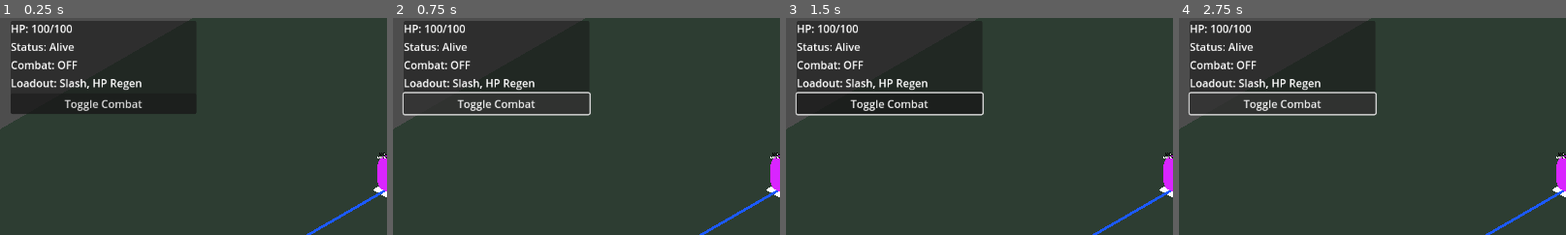
Above: before the commit, frames 1-4 (left to right).
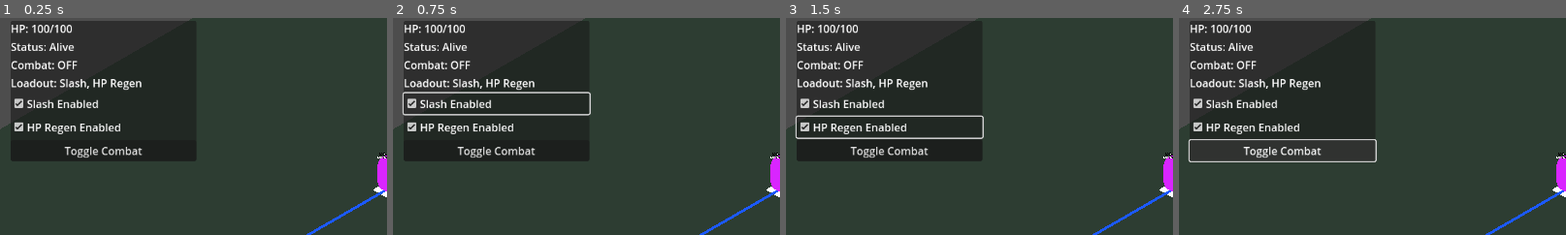
Above: after the commit, the same moments.

Repository: ademastrie/rpg_prototype
Game: Godot game, scene res://scenes/client/client_game.tscn
Same seed, same stepped clock (60 frames per second), same inputs: the game is played once before the commit and once after it. This scene is started directly instead of the project's main scene.
Inputs (mouse positions are % of the whole screen's width and height, from its top left):
- Up to frame 1 (0.25 s): no input
- Up to frame 2 (0.75 s): click (13, 30) at 0.5 s, where only the run after the commit has a clickable "Slash Enabled"
- Up to frame 3 (1.5 s): click (13, 36) at 1.25 s, where only the run after the commit has a clickable "HP Regen Enabled"
- Up to frame 4 (2.75 s): click "Toggle Combat" at 2 s
The pictures show only the part of the screen within x 0-50%, y 10-60%; the shares and areas given below are measured in that part.

The runs differ from the first frame. In frame 1, 6.0% of the frame differs, in the area x 2-51%, y 37-67%; in frame 2, 6.0%; in frame 3, 7.7%, in the area x 2-52%, y 33-67%; in frame 4, 3.6%.

Commit message:
Add server-authoritative ability toggles

Diff:
--- a/godot/scenes/client/game_hud.tscn
+++ b/godot/scenes/client/game_hud.tscn
@@ -9,13 +9,13 @@
 offset_left = 16.0
 offset_top = 72.0
 offset_right = 292.0
-offset_bottom = 196.0
+offset_bottom = 246.0
 
 [node name="VBoxContainer" type="VBoxContainer" parent="Panel"]
 offset_left = 7.0
 offset_top = 7.0
 offset_right = 269.0
-offset_bottom = 117.0
+offset_bottom = 167.0
 
 [node name="HPLabel" type="Label" parent="Panel/VBoxContainer"]
 layout_mode = 2
@@ -33,6 +33,16 @@
 layout_mode = 2
 text = "Loadout: Slash, HP Regen"
 
+[node name="SlashCheckBox" type="CheckBox" parent="Panel/VBoxContainer"]
+layout_mode = 2
+button_pressed = true
+text = "Slash Enabled"
+
+[node name="HPRegenCheckBox" type="CheckBox" parent="Panel/VBoxContainer"]
+layout_mode = 2
+button_pressed = true
+text = "HP Regen Enabled"
+
 [node name="CombatToggleButton" type="Button" parent="Panel/VBoxContainer"]
 layout_mode = 2
 text = "Toggle Combat"
--- a/godot/scripts/client/client_game.gd
+++ b/godot/scripts/client/client_game.gd
@@ -38,7 +38,9 @@
 	world_spawner.player_health_updated.connect(_on_player_health_updated)
 	world_spawner.player_down_state_updated.connect(_on_player_down_state_updated)
 	world_spawner.combat_mode_updated.connect(_on_combat_mode_updated)
+	world_spawner.ability_enabled_updated.connect(_on_ability_enabled_updated)
 	game_hud.connect("combat_toggle_requested", Callable(self, "_send_combat_toggle_request"))
+	game_hud.connect("ability_toggle_requested", Callable(self, "_send_ability_toggle_request"))
 	_camera_follow_offset = active_camera.global_position
 	_fixed_camera_basis = active_camera.global_transform.basis
 	_on_spawned_player_count_changed(0)
@@ -180,6 +182,13 @@
 	game_hud.call("update_loadout", loadout_text)
 
 
+func _on_ability_enabled_updated(peer_id: int, ability_name: String, enabled: bool) -> void:
+	if peer_id != multiplayer.get_unique_id():
+		return
+
+	game_hud.call("update_ability_enabled", ability_name, enabled)
+
+
 func _read_movement_input() -> Vector2:
 	var screen_direction := Vector2.ZERO
 
@@ -285,6 +294,11 @@
 	world_spawner.rpc_id(1, "request_toggle_combat_mode")
 
 
+func _send_ability_toggle_request(ability_name: String, enabled: bool) -> void:
+	# Client requests ability state; the server confirms the final enabled value.
+	world_spawner.rpc_id(1, "request_set_ability_enabled", ability_name, enabled)
+
+
 func _send_basic_attack_intent() -> void:
 	if _is_local_player_down:
 		return
--- a/godot/scripts/client/game_hud.gd
+++ b/godot/scripts/client/game_hud.gd
@@ -1,20 +1,32 @@
 extends CanvasLayer
 
 signal combat_toggle_requested
+signal ability_toggle_requested(ability_name: String, enabled: bool)
 
 @onready var hp_label: Label = $Panel/VBoxContainer/HPLabel
 @onready var status_label: Label = $Panel/VBoxContainer/StatusLabel
 @onready var combat_label: Label = $Panel/VBoxContainer/CombatLabel
 @onready var loadout_label: Label = $Panel/VBoxContainer/LoadoutLabel
+@onready var slash_check_box: CheckBox = $Panel/VBoxContainer/SlashCheckBox
+@onready var hp_regen_check_box: CheckBox = $Panel/VBoxContainer/HPRegenCheckBox
 @onready var combat_toggle_button: Button = $Panel/VBoxContainer/CombatToggleButton
+
+var _ability_enabled_by_name: Dictionary = {
+	"Slash": true,
+	"HP Regen": true,
+}
 
 
 func _ready() -> void:
 	combat_toggle_button.pressed.connect(_on_combat_toggle_button_pressed)
+	slash_check_box.toggled.connect(_on_slash_check_box_toggled)
+	hp_regen_check_box.toggled.connect(_on_hp_regen_check_box_toggled)
 	update_health(100, 100)
 	update_down_state(false)
 	update_combat_mode(false)
 	update_loadout("Slash, HP Regen")
+	update_ability_enabled("Slash", true)
+	update_ability_enabled("HP Regen", true)
 
 
 func update_health(current_hp: int, max_hp: int) -> void:
@@ -39,5 +51,23 @@
 	loadout_label.text = "Loadout: %s" % loadout_text
 
 
+func update_ability_enabled(ability_name: String, enabled: bool) -> void:
+	_ability_enabled_by_name[ability_name] = enabled
+	if ability_name == "Slash":
+		slash_check_box.set_pressed_no_signal(enabled)
+	elif ability_name == "HP Regen":
+		hp_regen_check_box.set_pressed_no_signal(enabled)
+
+
 func _on_combat_toggle_button_pressed() -> void:
 	combat_toggle_requested.emit()
+
+
+func _on_slash_check_box_toggled(enabled: bool) -> void:
+	ability_toggle_requested.emit("Slash", enabled)
+	slash_check_box.set_pressed_no_signal(bool(_ability_enabled_by_name.get("Slash", true)))
+
+
+func _on_hp_regen_check_box_toggled(enabled: bool) -> void:
+	ability_toggle_requested.emit("HP Regen", enabled)
+	hp_regen_check_box.set_pressed_no_signal(bool(_ability_enabled_by_name.get("HP Regen", true)))
--- a/godot/scripts/shared/world_spawner.gd
+++ b/godot/scripts/shared/world_spawner.gd
@@ -5,6 +5,7 @@
 signal player_health_updated(peer_id: int, current_hp: int, max_hp: int)
 signal player_down_state_updated(peer_id: int, is_down: bool)
 signal combat_mode_updated(peer_id: int, combat_enabled: bool, loadout_text: String)
+signal ability_enabled_updated(peer_id: int, ability_name: String, enabled: bool)
 signal join_requested(peer_id: int, character_id: int, character_name: String, access_token: String)
 
 @export var player_placeholder_scene: PackedScene
@@ -37,6 +38,7 @@
 var _last_contact_damage_time_by_peer: Dictionary = {}
 var _combat_enabled_by_peer: Dictionary = {}
 var _loadout_by_peer: Dictionary = {}
+var _ability_enabled_by_peer: Dictionary = {}
 var _last_ability_time_by_peer: Dictionary = {}
 var _local_prediction_input: Vector2 = Vector2.ZERO
 var _simulation_accumulator := 0.0
@@ -115,6 +117,7 @@
 	_last_contact_damage_time_by_peer.erase(peer_id)
 	_combat_enabled_by_peer.erase(peer_id)
 	_loadout_by_peer.erase(peer_id)
+	_ability_enabled_by_peer.erase(peer_id)
 	_last_ability_time_by_peer.erase(peer_id)
 	_character_names_by_peer.erase(peer_id)
 	rpc("despawn_player", peer_id)
@@ -148,10 +151,12 @@
 	_player_respawn_positions[peer_id] = players[peer_id]
 	_combat_enabled_by_peer[peer_id] = false
 	_loadout_by_peer[peer_id] = DEFAULT_LOADOUT.duplicate()
+	_ability_enabled_by_peer[peer_id] = _default_ability_enabled_state()
 	_last_ability_time_by_peer[peer_id] = {}
 	rpc("apply_player_health_update", peer_id, player_max_hp, player_max_hp)
 	rpc("apply_player_down_state", peer_id, false)
 	rpc("apply_combat_mode_update", peer_id, false, _loadout_text(peer_id))
+	_send_ability_enabled_states(peer_id)
 	_next_spawn_index += 1
 
 
@@ -281,12 +286,31 @@
 			continue
 
 		var loadout: Array = _loadout_by_peer.get(peer_id, []) as Array
-		if loadout.has("Slash") and _is_ability_ready(peer_id_int, "Slash", now_seconds):
+		if loadout.has("Slash") and _is_ability_enabled(peer_id_int, "Slash") and _is_ability_ready(peer_id_int, "Slash", now_seconds):
 			_set_ability_used(peer_id_int, "Slash", now_seconds)
 			_perform_slash(peer_id_int)
-		if loadout.has("HP Regen") and _is_ability_ready(peer_id_int, "HP Regen", now_seconds):
+		if loadout.has("HP Regen") and _is_ability_enabled(peer_id_int, "HP Regen") and _is_ability_ready(peer_id_int, "HP Regen", now_seconds):
 			_set_ability_used(peer_id_int, "HP Regen", now_seconds)
 			_apply_hp_regen(peer_id_int)
+
+
+func _default_ability_enabled_state() -> Dictionary:
+	var ability_state: Dictionary = {}
+	for ability_name in DEFAULT_LOADOUT:
+		ability_state[ability_name] = true
+
+	return ability_state
+
+
+func _is_ability_enabled(peer_id: int, ability_name: String) -> bool:
+	var ability_state: Dictionary = _ability_enabled_by_peer.get(peer_id, {}) as Dictionary
+	return bool(ability_state.get(ability_name, true))
+
+
+func _send_ability_enabled_states(peer_id: int) -> void:
+	var ability_state: Dictionary = _ability_enabled_by_peer.get(peer_id, {}) as Dictionary
+	for ability_name in ability_state:
+		rpc_id(peer_id, "apply_ability_enabled_update", peer_id, str(ability_name), bool(ability_state[ability_name]))
 
 
 func _is_ability_ready(peer_id: int, ability_name: String, now_seconds: float) -> bool:
@@ -450,6 +474,11 @@
 	combat_mode_updated.emit(peer_id, combat_enabled, loadout_text)
 
 
+@rpc("authority", "call_remote", "reliable")
+func apply_ability_enabled_update(peer_id: int, ability_name: String, enabled: bool) -> void:
+	ability_enabled_updated.emit(peer_id, ability_name, enabled)
+
+
 @rpc("any_peer", "call_remote", "reliable")
 func request_join(character_id: int, character_name: String, access_token: String) -> void:
 	if not multiplayer.is_server():
@@ -507,6 +536,28 @@
 	_combat_enabled_by_peer[peer_id] = combat_enabled
 	# Server owns combat mode and the temporary prototype loadout.
 	rpc("apply_combat_mode_update", peer_id, combat_enabled, _loadout_text(peer_id))
+
+
+@rpc("any_peer", "call_remote", "reliable")
+func request_set_ability_enabled(ability_name: String, enabled: bool) -> void:
+	if not multiplayer.is_server():
+		return
+
+	var peer_id: int = int(multiplayer.get_remote_sender_id())
+	if not players.has(peer_id):
+		return
+	if bool(_player_is_down_by_peer.get(peer_id, false)):
+		return
+
+	var loadout: Array = _loadout_by_peer.get(peer_id, []) as Array
+	if not loadout.has(ability_name):
+		return
+
+	var ability_state: Dictionary = _ability_enabled_by_peer.get(peer_id, {}) as Dictionary
+	ability_state[ability_name] = enabled
+	_ability_enabled_by_peer[peer_id] = ability_state
+	# Server confirms final enabled state; clients display this value only after confirmation.
+	rpc_id(peer_id, "apply_ability_enabled_update", peer_id, ability_name, enabled)
 
 
 @rpc("any_peer", "call_remote", "reliable")
